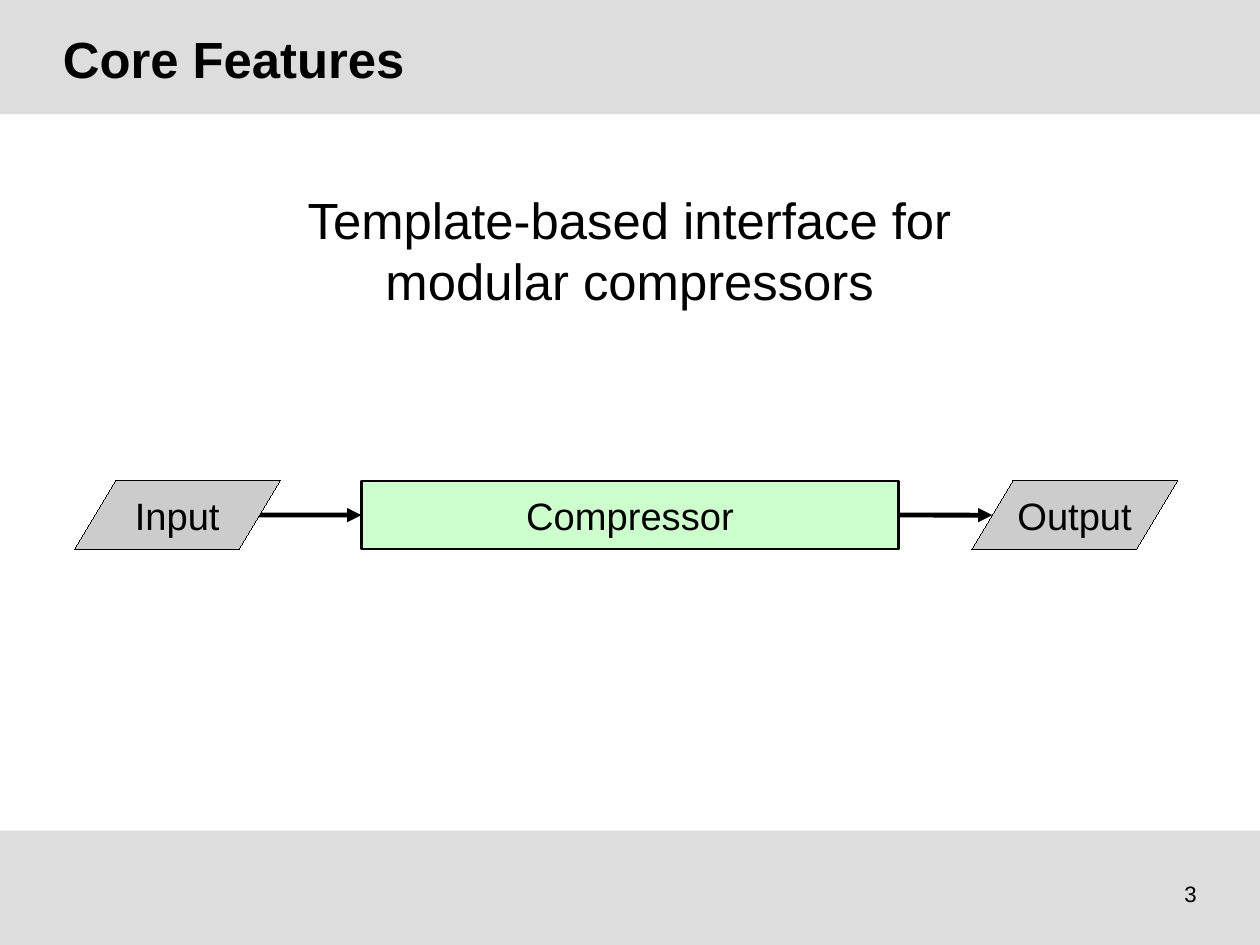
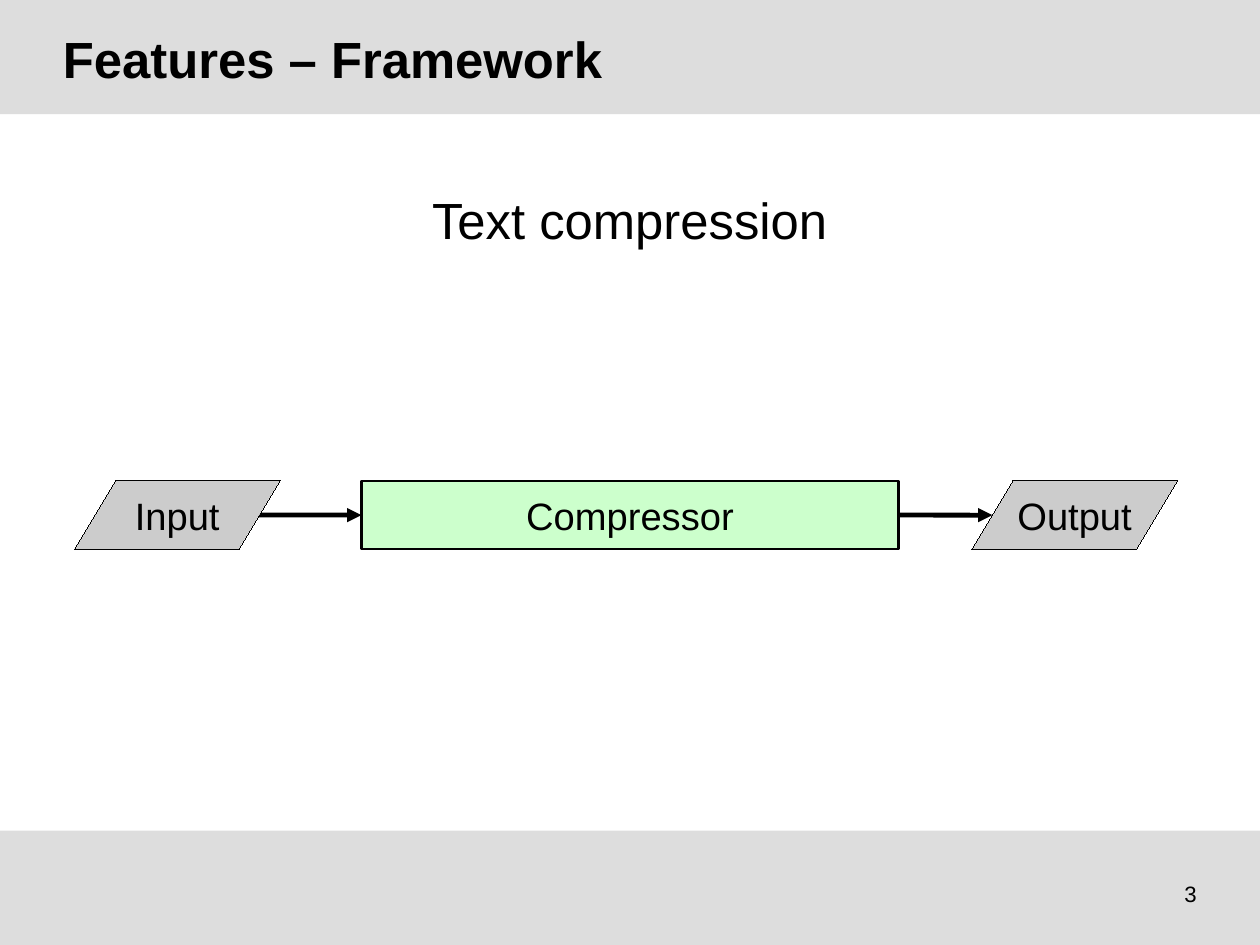
Before and after one commit to tudocomp/tudocomp, a slide deck: slide 3 of etc/presentation.odp. Drawn at 1260x945 pixels with LibreOffice and Linux fonts; fonts in the diff are those of the drawing; background and template pictures are left out. Boxes give left, top, right and bottom in pixels: in the first picture for what was removed or moved away, otherwise in the second. Text is boxed around its words. In the diff, an @@ line names an element or a change of style, - is before the commit and + after.

```diff
--- a/etc/presentation.odp
+++ b/etc/presentation.odp
@@ title at [63, 41, 602, 79]: text changed @@
-Core Features
+Features – Framework
@@ text at [432, 202, 827, 250]: text changed @@
-Template-based interface for
-modular compressors
+Text compression
```
Also in this commit, not shown: 5 other slides changed, 7 slides added, 1 slide removed.
